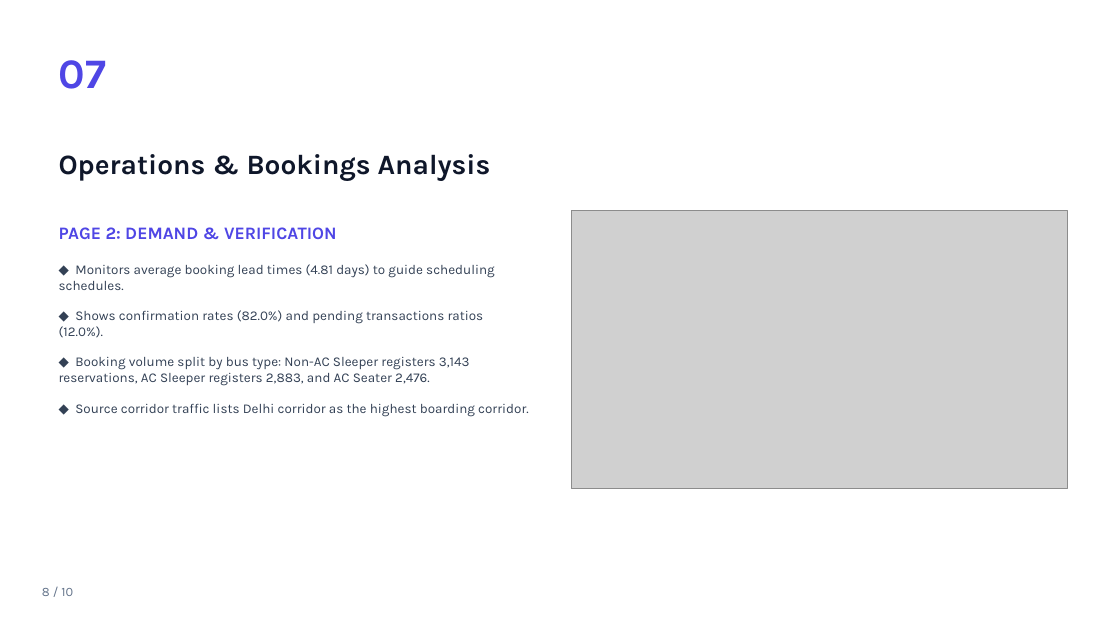
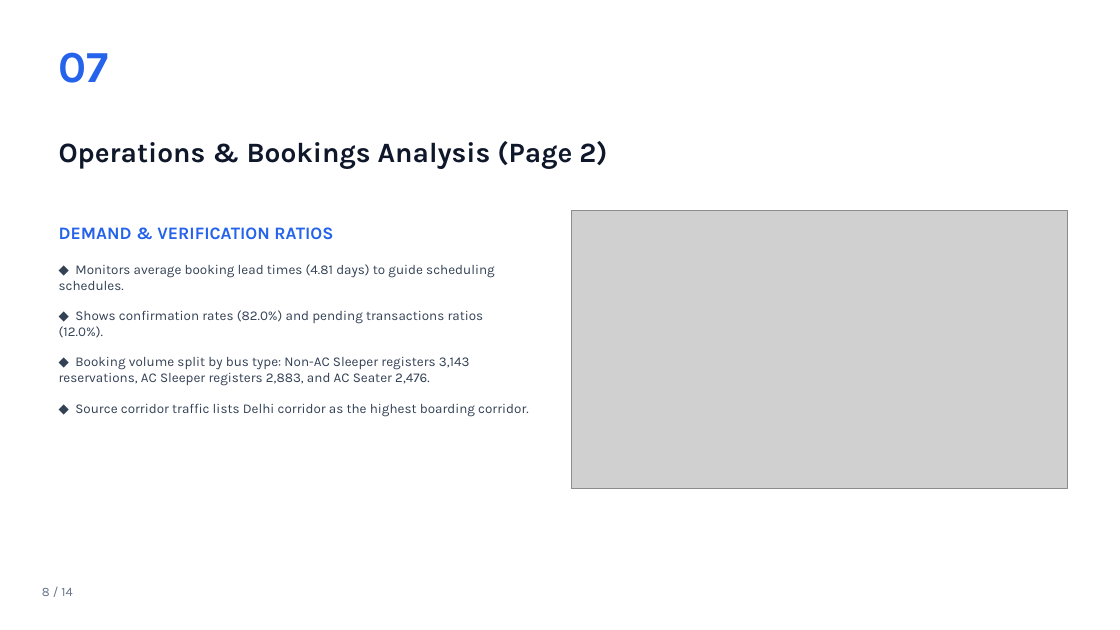
Before and after one commit to SHETYGURU/Revature-Bus-Booking-Analytical-System-, a slide deck: slide 8 of Bus Booking Analytics System (PowerBI)/documents/Bus_Booking_Analytics_PowerBI_light.pptx. Drawn at 1120x630 pixels with LibreOffice and Linux fonts; fonts in the diff are those of the drawing; grey boxes stand for pictures. Boxes give left, top, right and bottom in pixels: in the first picture for what was removed or moved away, otherwise in the second. Text is boxed around its words. In the diff, an @@ line names an element or a change of style, - is before the commit and + after.

```diff
--- a/Bus Booking Analytics System (PowerBI)/documents/Bus_Booking_Analytics_PowerBI_light.pptx
+++ b/Bus Booking Analytics System (PowerBI)/documents/Bus_Booking_Analytics_PowerBI_light.pptx
@@ text "07": place and size @@
-text "07" at box(59, 60, 106, 89)
+text "07" at box(59, 52, 109, 83)
@@ text "07" at box(59, 52, 109, 83): size 36 to 38 pt, text colour #4F46E5 to #2563EB @@
@@ text at box(59, 141, 607, 168): text changed @@
-Operations & Bookings Analysis
+Operations & Bookings Analysis (Page 2)
@@ text at box(59, 227, 333, 240): text changed; text colour #4F46E5 to #2563EB @@
-PAGE 2: DEMAND & VERIFICATION
+DEMAND & VERIFICATION RATIOS
@@ text at box(42, 588, 72, 596): text changed @@
-8 / 10
+8 / 14
```
Also in this commit, not shown: 10 other slides changed, 4 slides added, 2 slides removed.
